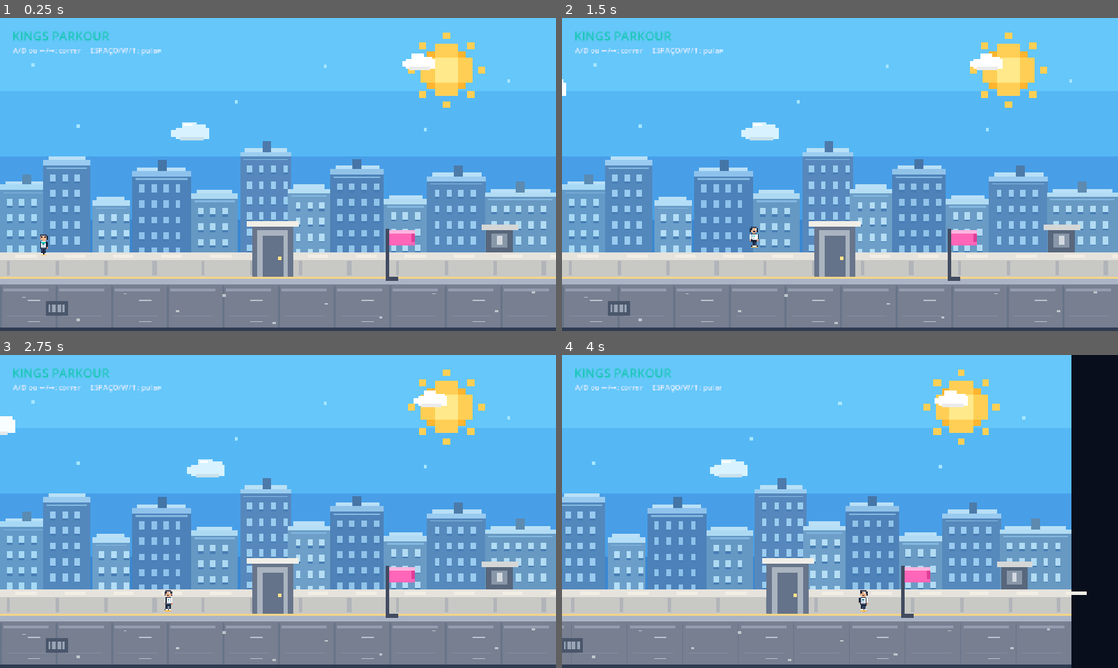
Above: before the commit, frames 1-4 (two rows, left to right).
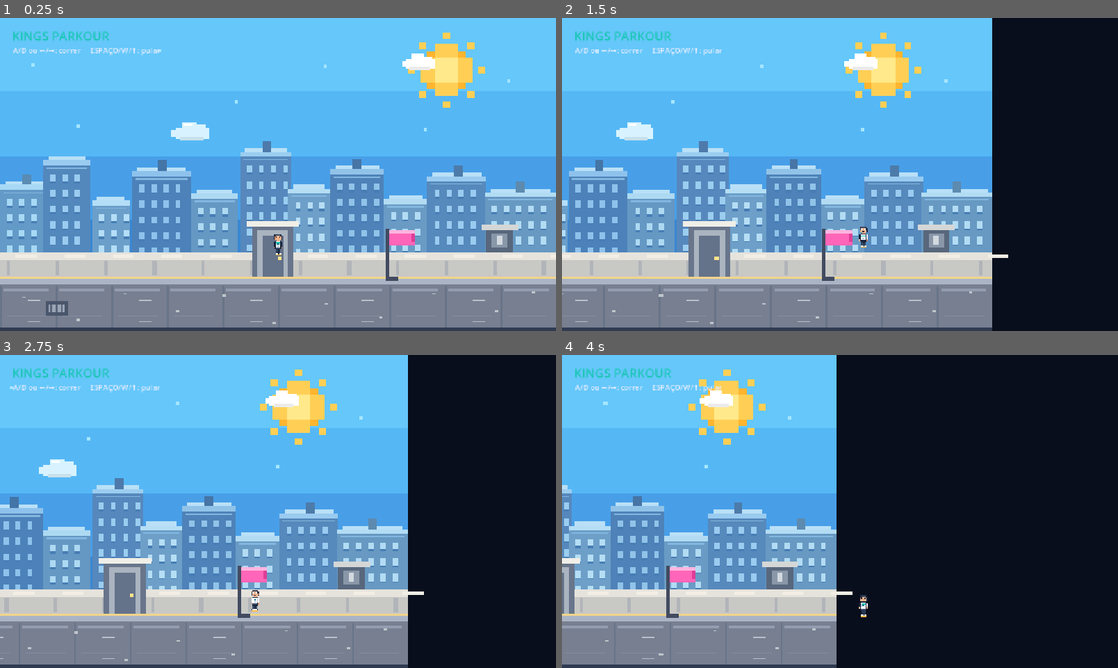
Above: after the commit, the same moments.

Repository: zamuuk13-sketch/MY-GAMES
Game: Godot game, scene res://Main.tscn
Same seed, same stepped clock (60 frames per second), same inputs: the game is played once before the commit and once after it.
Inputs:
- Up to frame 1 (0.25 s): no input
- Up to frame 2 (1.5 s): hold D (move_right) from 0.53 s (still down); tap Space (jump) at 0.77 s
- Up to frame 3 (2.75 s): tap Space (jump) at 1.52 s; release D (move_right) at 2.03 s; hold A (move_left) from 2.03 s (still down)
- Up to frame 4 (4 s): release A (move_left) at 2.78 s; hold D (move_right) from 2.78 s (still down); tap Space (jump) at 3.02, 3.77 s

The runs differ from the first frame. In frame 1, 0.2% of the frame differs, in the area x 7-51%, y 69-76%; in frame 2, 41%; in frame 3, 46%; in frame 4, 55%, in the area x 0-95%, y 0-100%.

Commit message:
Fix player spawn so it starts inside camera view

Diff:
--- a/KINGS_PARKOUR/Main.gd
+++ b/KINGS_PARKOUR/Main.gd
@@ -9,7 +9,7 @@
 var camera: Camera2D
 var status_label: Label
 var finish_x := 999999.0
-var respawn_point := Vector2(100, 480)
+var respawn_point := Vector2(640, 480)
 
 func _ready() -> void:
 	_build_background()
@@ -106,6 +106,8 @@
 	idle.vframes = 1
 	idle.frame = 0
 	idle.position = Vector2(0, -6)
+	idle.z_index = 10
+	idle.visible = true
 	idle.texture_filter = CanvasItem.TEXTURE_FILTER_NEAREST
 	player.add_child(idle)
 
